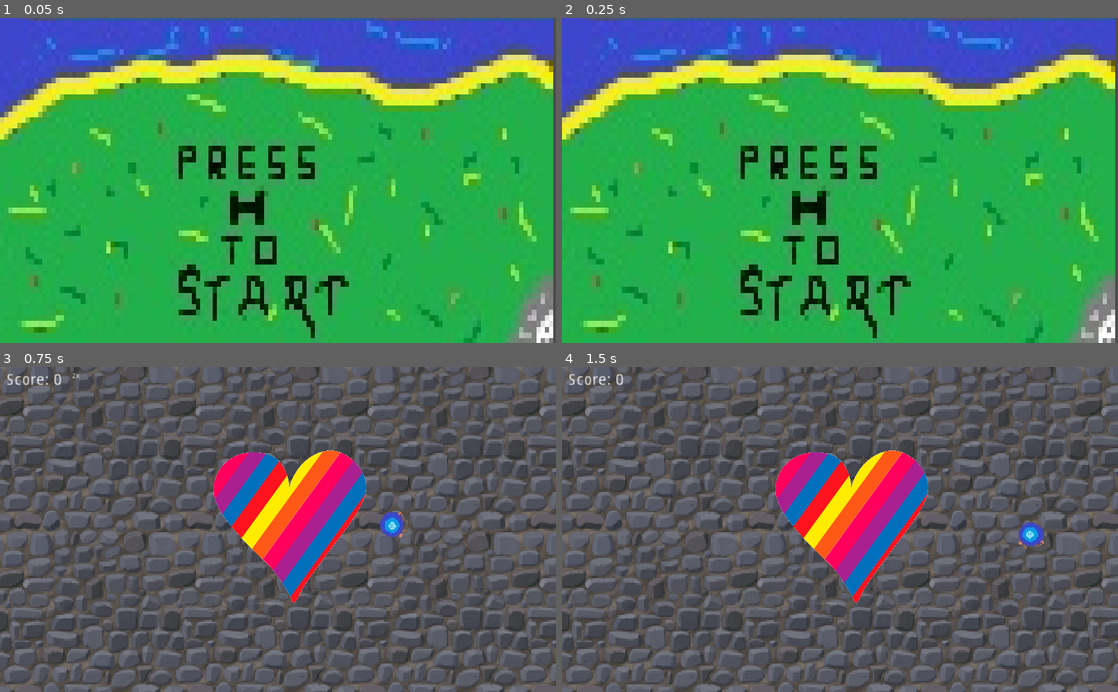
Above: before the commit, frames 1-4 (two rows, left to right).
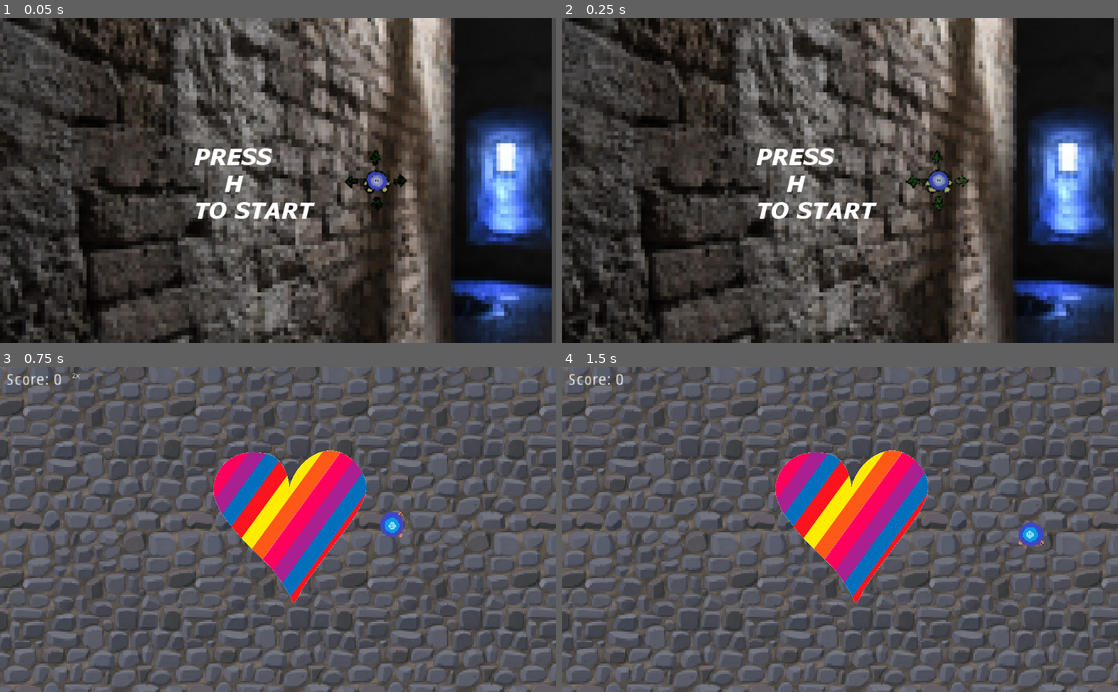
Above: after the commit, the same moments.

Repository: GQDeltex/RUNicorn
Game: Godot game, scene res://Scenes/Start.tscn
The game is run twice, just before and just after one commit, with the same random seed, the same clock (stepped at 60 frames per second) and the same inputs. The engine's default icon, where the game draws it, is replaced by a stand-in: a white triangle on a blue panel in a dark square.
Inputs:
- Up to frame 1 (0.05 s): no input
- Up to frame 2 (0.25 s): no input
- Up to frame 3 (0.75 s): hold D (game_right) from 0.53 s (still down); hold H (start_h) from 0.53 s (still down)
- Up to frame 4 (1.5 s): release D (game_right) at 1.28 s; release H (start_h) at 1.28 s; hold S (game_down) from 1.28 s (still down); tap H (start_h) at 1.35 s

The runs differ from the first frame. In frame 1, 99% of the frame differs, in the area x 0-100%, y 0-100%; in frame 2, 99%; in frame 3, nothing differs; in frame 4, nothing differs.

Commit message:
Working Version

Diff:
--- a/Scenes/Main.tscn
+++ b/Scenes/Main.tscn
@@ -25,7 +25,7 @@
 custom_solver_bias = 0.0
 extents = Vector2( 140, 130 )
 
-[node name="Node2D" type="Node2D" index="0"]
+[node name="Node2D" type="Node2D"]
 
 script = ExtResource( 1 )
 _sections_unfolded = [ "Pause" ]
--- a/Scenes/Start.tscn
+++ b/Scenes/Start.tscn
@@ -1,14 +1,34 @@
-[gd_scene load_steps=3 format=2]
+[gd_scene load_steps=6 format=2]
 
 [ext_resource path="res://Scripts/Start.gd" type="Script" id=1]
-[ext_resource path="res://Assets/Startbildschirm.jpg" type="Texture" id=2]
+[ext_resource path="res://Assets/Unbenannt.png" type="Texture" id=2]
+[ext_resource path="res://Assets/Help000.png" type="Texture" id=3]
+[ext_resource path="res://Assets/Help001.png" type="Texture" id=4]
 
-[node name="Start" type="Node"]
+[sub_resource type="SpriteFrames" id=1]
+
+animations = [ {
+"frames": [ ExtResource( 3 ), ExtResource( 4 ) ],
+"loop": true,
+"name": "default",
+"speed": 5.0
+} ]
+
+[node name="Start" type="Node" index="0"]
 
 script = ExtResource( 1 )
 
 [node name="Sprite" type="Sprite" parent="." index="0"]
 
-position = Vector2( 509.18, 297.616 )
-scale = Vector2( 7.83951, 10.4593 )
+position = Vector2( 505.017, 302.378 )
+scale = Vector2( 0.999196, 1.03322 )
 texture = ExtResource( 2 )
+
+[node name="AnimatedSprite" type="AnimatedSprite" parent="." index="1"]
+
+position = Vector2( 695.254, 306.73 )
+scale = Vector2( 2, 2 )
+frames = SubResource( 1 )
+animation = "default"
+playing = true
+_sections_unfolded = [ "Transform" ]
--- a/Scripts/Main.gd
+++ b/Scripts/Main.gd
@@ -11,6 +11,7 @@
 var border_offset = 75
 var screensize = Vector2()
 var score = 0
+var game_over = false
 
 func _ready():
 	unicorns = []
@@ -21,20 +22,21 @@
 	$Player.connect("attack", self, "_on_Player_attack")
 
 func _process(delta):
-	if Input.is_action_pressed("fullscreen"):
-		OS.set_window_fullscreen(true)
-	if len(unicorns) >= MAX_UNICORNS and unicorns != []:
+	if not game_over:
+		if Input.is_action_pressed("fullscreen"):
+			OS.set_window_fullscreen(true)
+		if len(unicorns) >= MAX_UNICORNS and unicorns != []:
+			for oui in unicorns:
+				oui.follow = false
+			$Timer.stop()
+		if unicorns == [] and score != 0 and $Timer2.is_stopped():
+			change_level()
+		$HUD.value = score
+		$HUD.double = $Player.heart_double
 		for oui in unicorns:
-			oui.follow = false
-		$Timer.stop()
-	if unicorns == [] and score != 0 and $Timer2.is_stopped():
-		change_level()
-	$HUD.value = score
-	$HUD.double = $Player.heart_double
-	for oui in unicorns:
-		oui.player_rect = $Player.rect
-	for boui in BigUnicorns:
-		boui.player_rect = $Player.rect
+			oui.player_rect = $Player.rect
+		for boui in BigUnicorns:
+			boui.player_rect = $Player.rect
 
 func _on_Timer_timeout():
 	randomize()
@@ -43,21 +45,21 @@
 	var rect = Rect2()
 	while true:
 		var place = true
-		print("Searching place")
+		#print("Searching place")
 		pos = Vector2(rand_range(0, screensize.x), rand_range(0,screensize.y))
 		rect = Rect2(pos, unicorn.get_node("CollisionShape2D").get_shape().get_extents()*2)
 		for oui in unicorns:
 			if rect.intersects(Rect2(oui.rect.grow(2))):
-				print("Other Unicorn here")
+				#print("Other Unicorn here")
 				place = false
 			if rect.intersects(Rect2(border_offset, border_offset, screensize.x-(border_offset*2), screensize.y-(border_offset*2)).grow(2)):
-				print("Can't spawn in middle")
+				#print("Can't spawn in middle")
 				place = false
 			if rect.intersects($Player.rect.grow(2)):
-				print("Player here!")
+				#print("Player here!")
 				place = false
 		if place:
-			print("Found a place")
+			#print("Found a place")
 			break
 	unicorn.position = pos
 	unicorn.rect = rect
@@ -70,8 +72,12 @@
 	unicorns.append(unicorn)
 
 func _on_Unicorn_hit():
+	print("FUCK OFF!")
+	game_over = true
 	for child in get_children():
 		child.queue_free()
+	unicorns = []
+	BigUnicorns = []
 	var gameOver = load("res://Scenes/GameOver.tscn").instance()
 	$".".add_child(gameOver)
 
@@ -82,17 +88,17 @@
 	var rect = Rect2()
 	while true:
 		var place = true
-		print("Searching place")
+		#print("Searching place")
 		pos = Vector2(rand_range(screensize.x-100, screensize.x), rand_range(0,screensize.y))
 		rect = Rect2(pos, unicorn.get_node("CollisionShape2D").get_shape().get_extents()*2)
 		for boui in BigUnicorns:
 			if pos.y-65 <= boui.position.y and pos.y+65 >= boui.position.y:
-				print("Other Unicorn here")
+				#print("Other Unicorn here")
 				place = false
 		if place == true:
-			print("Found a place!")
+			#print("Found a place!")
 			break
-	print("Setup place")
+	#print("Setup place")
 	$".".add_child(unicorn)
 	unicorn.position = pos
 	unicorn.rect = rect
Binary file added: Assets/Help000.png
Not shown, added: Assets/Help000.png.import
Binary file added: Assets/Help001.png
Not shown, added: Assets/Help001.png.import
Binary file added: Assets/Unbenannt.png
Not shown, added: Assets/Unbenannt.png.import
